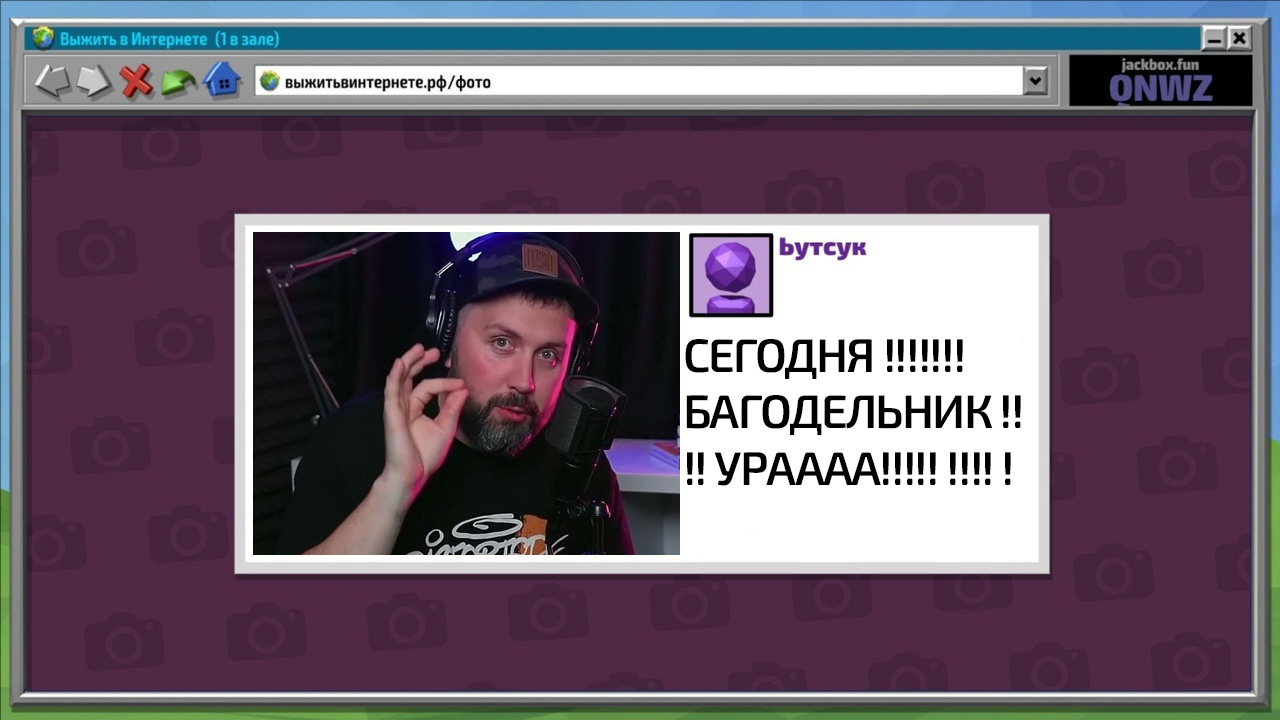
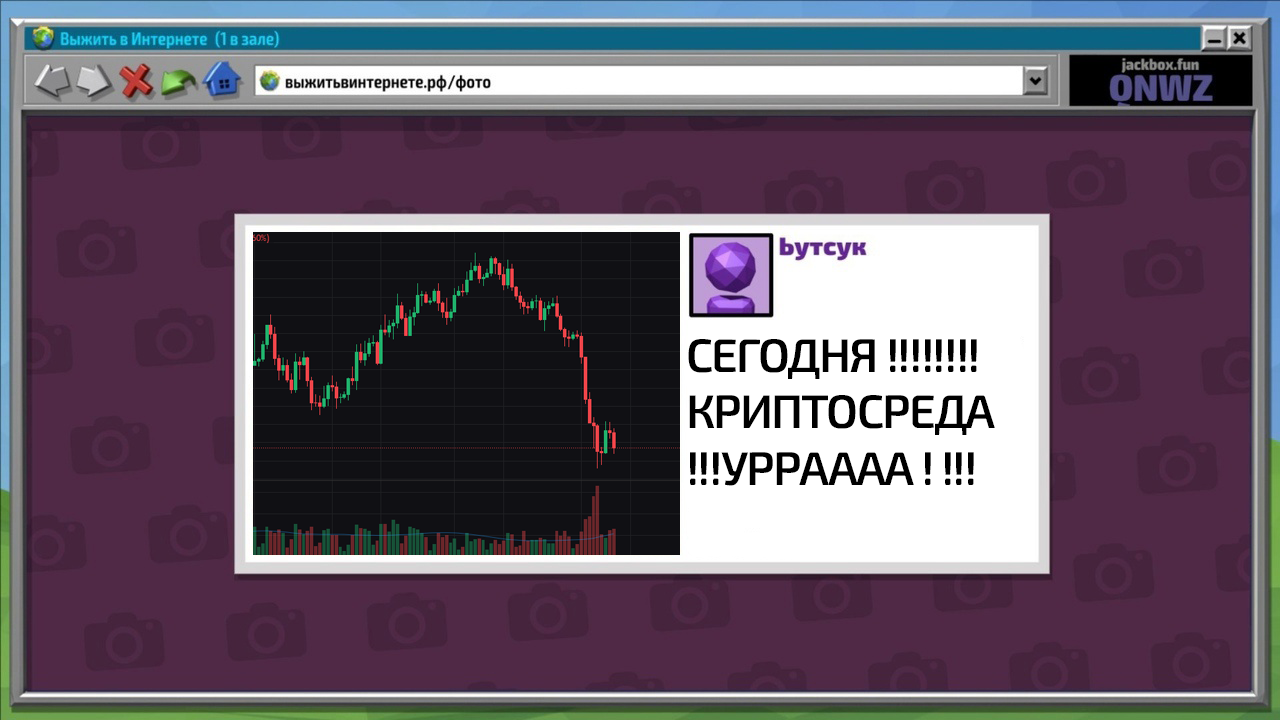
Revision of a layered 1280 × 720 image; what changed, layer by layer:
renamed "СЕГОДНЯ !!!!!!! БАГОДЕЛЬНИК !! !! УРАААА!!!!! !!!! !" to "СЕГОДНЯ !!!!!!!! КРИПТОСРЕДА !!!УРРАААА ! !!!", painted on it over (685, 339, 1021, 486)
added layer "Layer 13" above "Layer 12" over (253, 232, 855, 555)
hid "Layer 10" over (253, 232, 814, 555)